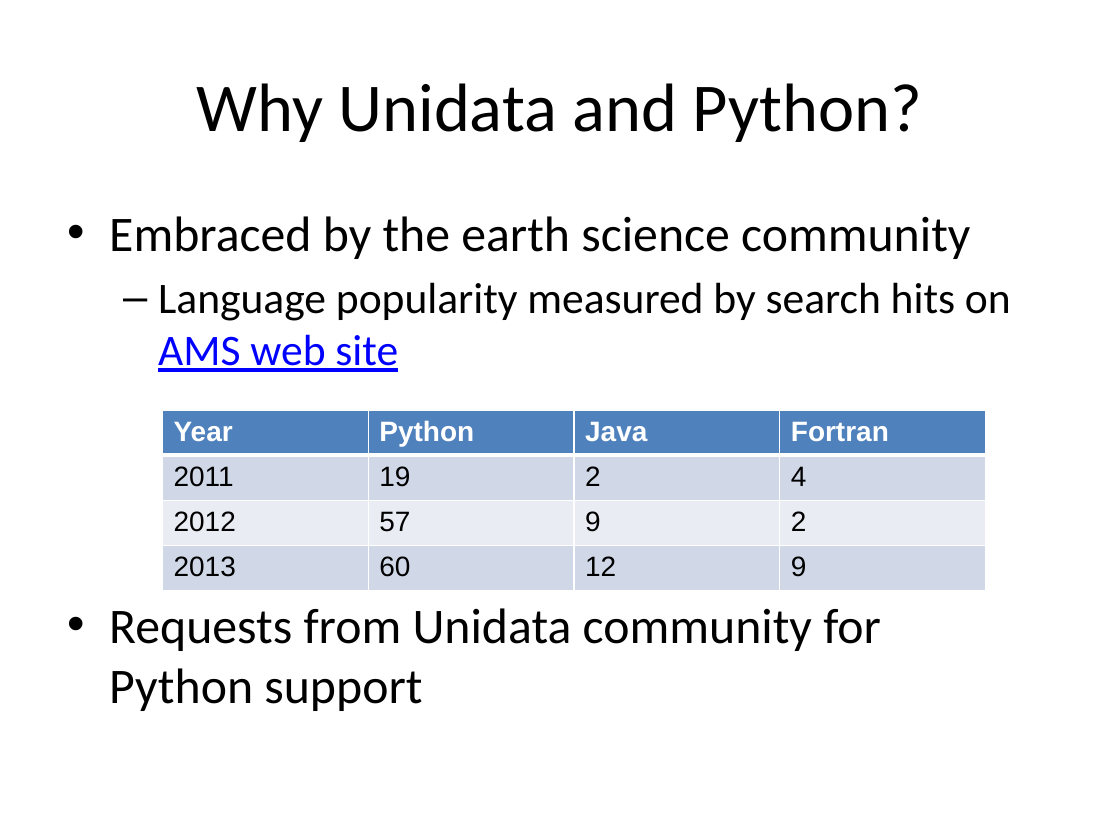
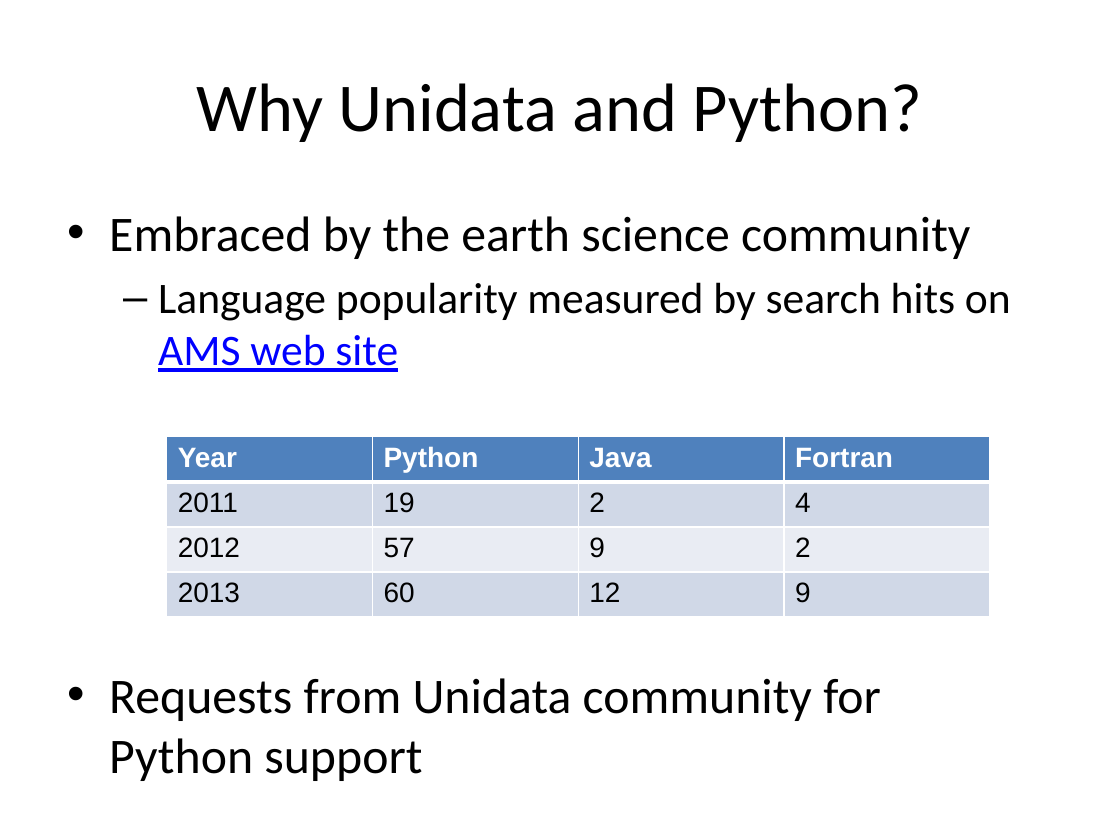
Before and after one commit to Unidata/python-workshop, a slide deck: slide 9 of Overview.pptx. Drawn at 1120x840 pixels with LibreOffice and Linux fonts; fonts in the diff are those of the drawing; background and template pictures are left out. Boxes give left, top, right and bottom in pixels: in the first picture for what was removed or moved away, otherwise in the second. Text is boxed around its words. In the diff, an @@ line names an element or a change of style, - is before the commit and + after.

```diff
--- a/Overview.pptx
+++ b/Overview.pptx
@@ text "Embraced by the earth science ..." rewrapped from [109, 216, 1011, 711] to [109, 216, 1011, 721] @@
@@ table: place and size @@
-table at [162, 410, 987, 590]
+table at [167, 437, 991, 617]
```
Also in this commit, not shown: 2 other slides changed.
